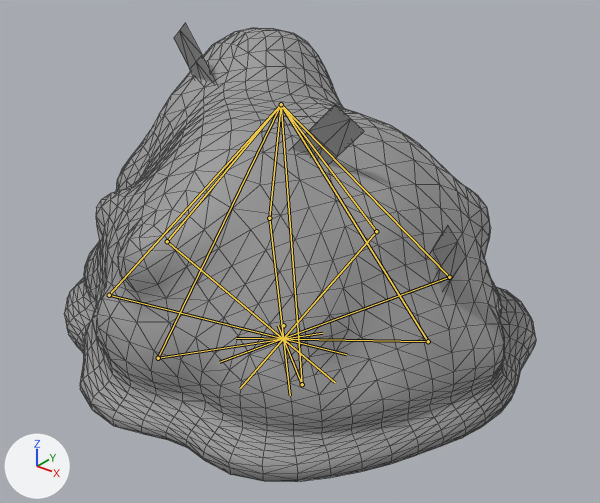
The FBX model Assets/Resources/Sims/Actors/Homunculi/Vanilmirth/Blender/FBX/Vanilmirth.fbx: old version first, new version second.
The view is the same before and after, from a camera (50 mm lens) standing at (5.08, -6.06, 4.74) and looking at (0.33, -0.12, 1.06). Arrows for +X, +Y and +Z are at lower left; the lights stay in place. The bones that change are drawn over the model as lines. Mesh edges are drawn as thin lines.

In view in the first picture: 'Body', 'Cards'.
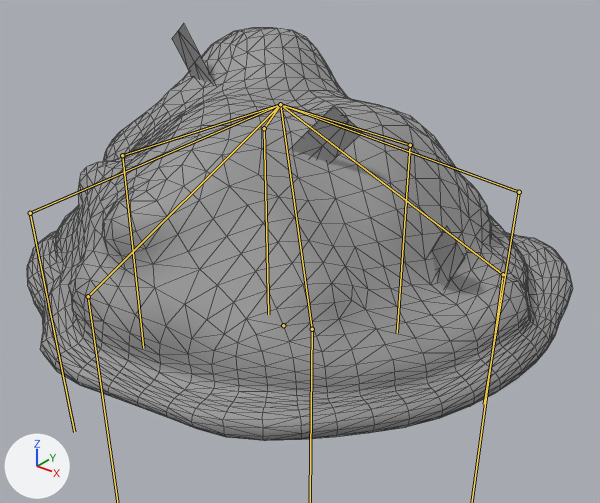
The newer file adds an action. The first version stands in its rest pose; the second is drawn at frame 1 of the action 'Armature|MOTION_MOVE'.

What differs and where, as boxes [x1, y1, x2, y2] in the pictures (600 x 503 px):
'Body', posed (16% wider, 9% shorter): before [64, 28, 536, 482]; after [27, 27, 573, 441]
'Cards', posed: before [174, 23, 466, 291]; after [172, 23, 465, 288]
bone 'bodyBack', root to tip: before (281, 104) to (158, 358); after (280, 104) to (88, 296)
bone 'bodyFront', root to tip: before (281, 104) to (376, 231); after (280, 104) to (410, 145)
bone 'bodyFrontBase', root to tip: before (376, 231) to (240, 388); after (410, 145) to (397, 333)
bone 'bodyLeft', root to tip: before (281, 104) to (167, 241); after (280, 104) to (122, 155)
bone 'bodyLeftBase', root to tip: before (167, 241) to (335, 382); after (122, 155) to (143, 348)
bone 'bodyRight', root to tip: before (281, 104) to (428, 341); after (280, 104) to (503, 274)
bone 'bodyBackLeft', root to tip: before (281, 104) to (109, 295); after (280, 104) to (30, 213)
bone 'bodyBackLeftBase', root to tip: before (109, 295) to (346, 354); after (30, 213) to (74, 432)
bone 'bodyBackRight', root to tip: before (281, 104) to (302, 384); after (280, 104) to (312, 329)
bone 'bodyFrontRight', root to tip: before (281, 104) to (449, 277); after (280, 104) to (519, 192)
bone 'bodyFrontRightBase', root to tip: before (449, 277) to (219, 362); after (519, 192) to (484, 404)
bone 'bodyFrontLeft', root to tip: before (281, 104) to (269, 218); after (280, 104) to (264, 128)
bone 'bodyFrontLeftBase', root to tip: before (269, 218) to (290, 395); after (264, 128) to (268, 314)

The edits, one by one:
Bone 'Global' (bone_global) turns from (0, 0, 0) to (-1, 0, 0) degrees about its own x, y and z.
Bone 'bodyBack' (bone_bodyback) turns from (0, 0, 0) to (-25, 0, 0) degrees about its own x, y and z.
Bone 'bodyBackBase' (bone_bodybackbase) turns from (0, 0, 0) to (-44, 0, 0) degrees about its own x, y and z.
Bone 'bodyFront' (bone_bodyfront) turns from (0, 0, 0) to (25, 0, 0) degrees about its own x, y and z.
Bone 'bodyFrontBase' (bone_bodyfrontbase) turns from (0, 0, 0) to (44, 0, 0) degrees about its own x, y and z.
Bone 'bodyLeft' (bone_bodyleft) turns from (0, 0, 0) to (16, -3, 18) degrees about its own x, y and z.
Bone 'bodyLeftBase' (bone_bodyleftbase) turns from (0, 0, 0) to (-41, 5, 14) degrees about its own x, y and z.
Bone 'bodyRight' (bone_bodyright) turns from (0, 0, 0) to (16, 3, -18) degrees about its own x, y and z.
Bone 'bodyRightBase' (bone_bodyrightbase) turns from (0, 0, 0) to (-41, -5, -14) degrees about its own x, y and z.
Bone 'bodyBackLeft' (bone_bodybackleft) turns from (0, 0, 0) to (-1, 0, 25) degrees about its own x, y and z.
Bone 'bodyBackLeftBase' (bone_bodybackleftbase) turns from (0, 0, 0) to (-42, 2, 6) degrees about its own x, y and z.
Bone 'bodyBackRight' (bone_bodybackright) turns from (0, 0, 0) to (-1, 0, -25) degrees about its own x, y and z.
Bone 'bodyBackRightBase' (bone_bodybackrightbase) turns from (0, 0, 0) to (-42, -2, -6) degrees about its own x, y and z.
Bone 'bodyFrontRight' (bone_bodyfrontright) turns from (0, 0, 0) to (24, 2, -9) degrees about its own x, y and z.
Bone 'bodyFrontRightBase' (bone_bodyfrontrightbase) turns from (0, 0, 0) to (-28, -8, -29) degrees about its own x, y and z.
Bone 'bodyFrontLeft' (bone_bodyfrontleft) turns from (0, 0, 0) to (24, -2, 9) degrees about its own x, y and z.
Bone 'bodyFrontLeftBase' (bone_bodyfrontleftbase) turns from (0, 0, 0) to (-28, 8, 29) degrees about its own x, y and z.
